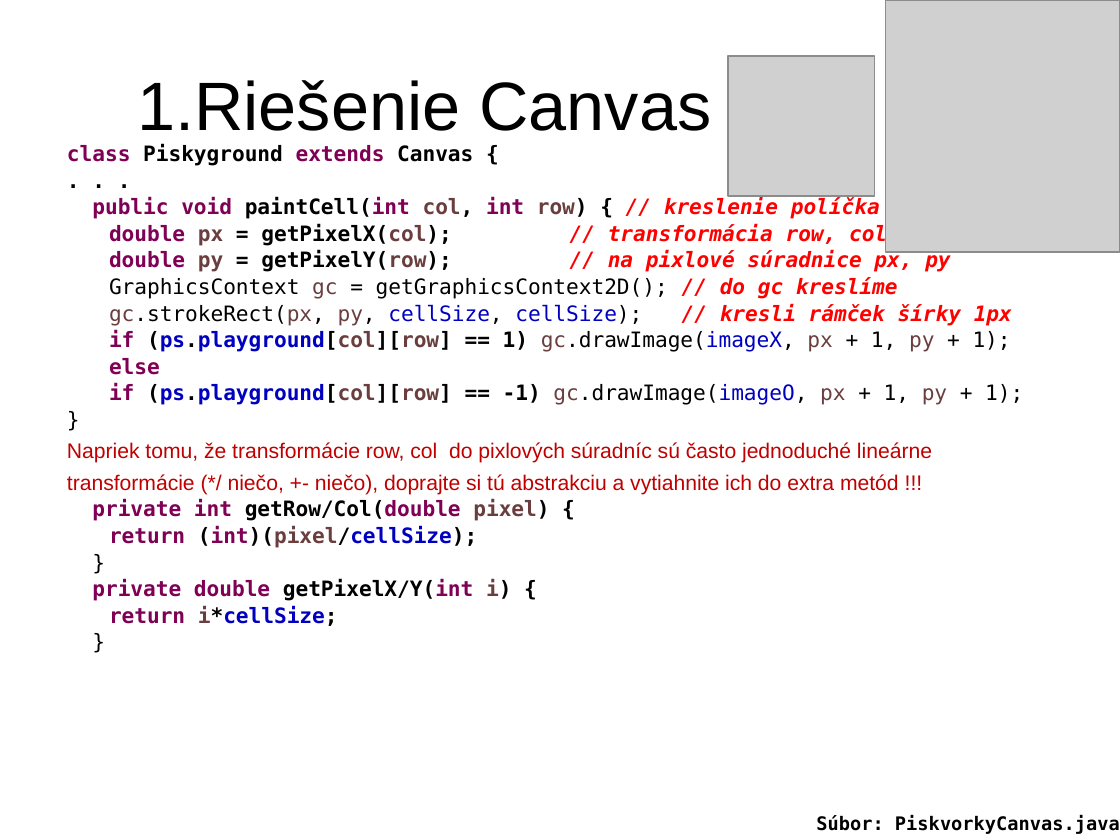
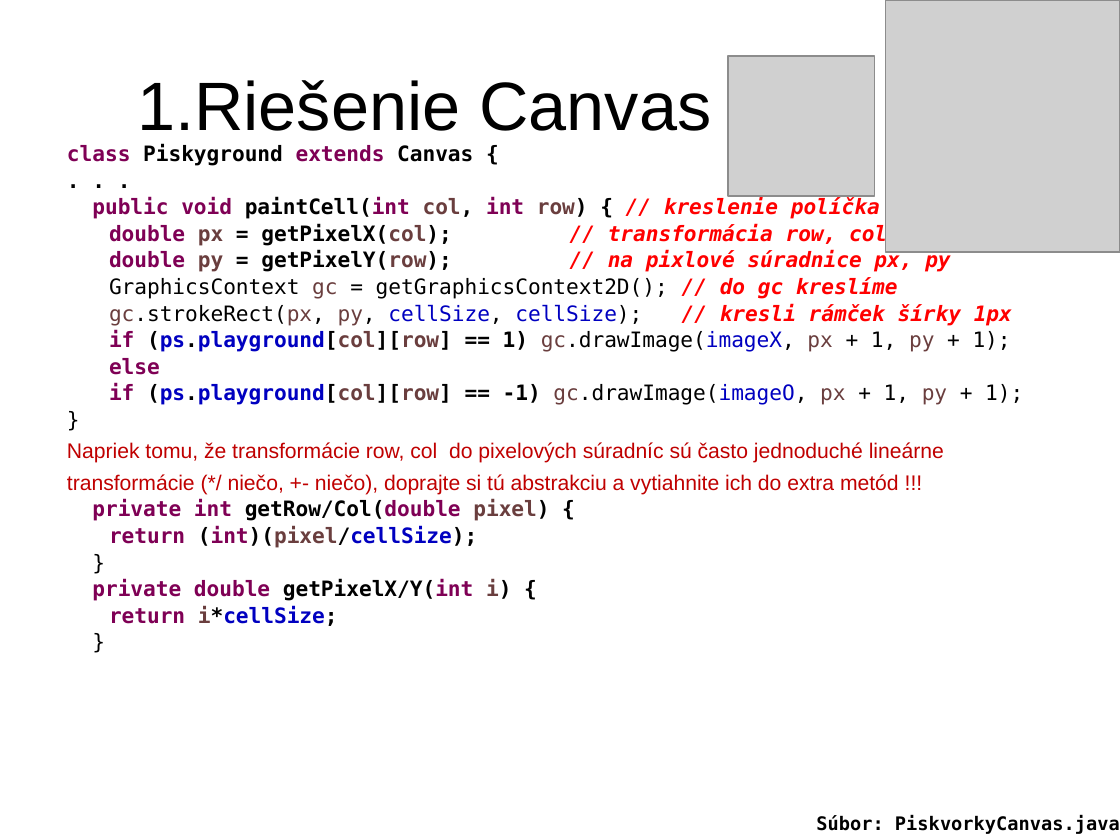
Before and after one commit to Programovanie4/Prednasky, a slide deck: slide 4 of 11/11_java.ppt. Drawn at 1120x840 pixels with LibreOffice and Linux fonts; fonts in the diff are those of the drawing; grey boxes stand for pictures. Boxes give left, top, right and bottom in pixels: in the first picture for what was removed or moved away, otherwise in the second. Text is boxed around its words. In the diff, an @@ line names an element or a change of style, - is before the commit and + after.

```diff
--- a/11/11_java.ppt
+++ b/11/11_java.ppt
@@ text at (67, 442, 944, 463): text changed @@
-Napriek tomu, že transformácie row, col do pixlových súradníc sú často jednoduché lineárne
+Napriek tomu, že transformácie row, col do pixelových súradníc sú často jednoduché lineárne
```
Also in this commit, not shown: 7 other slides changed, 3 other files.
